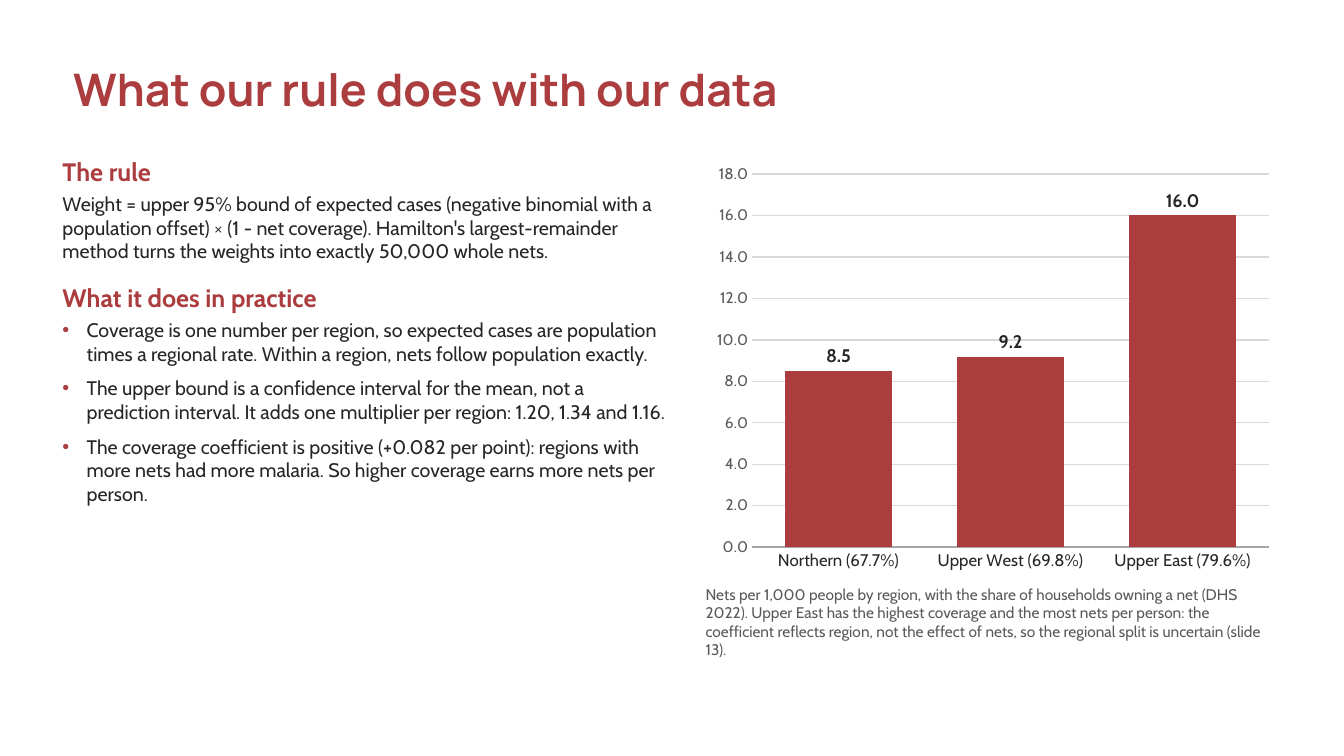
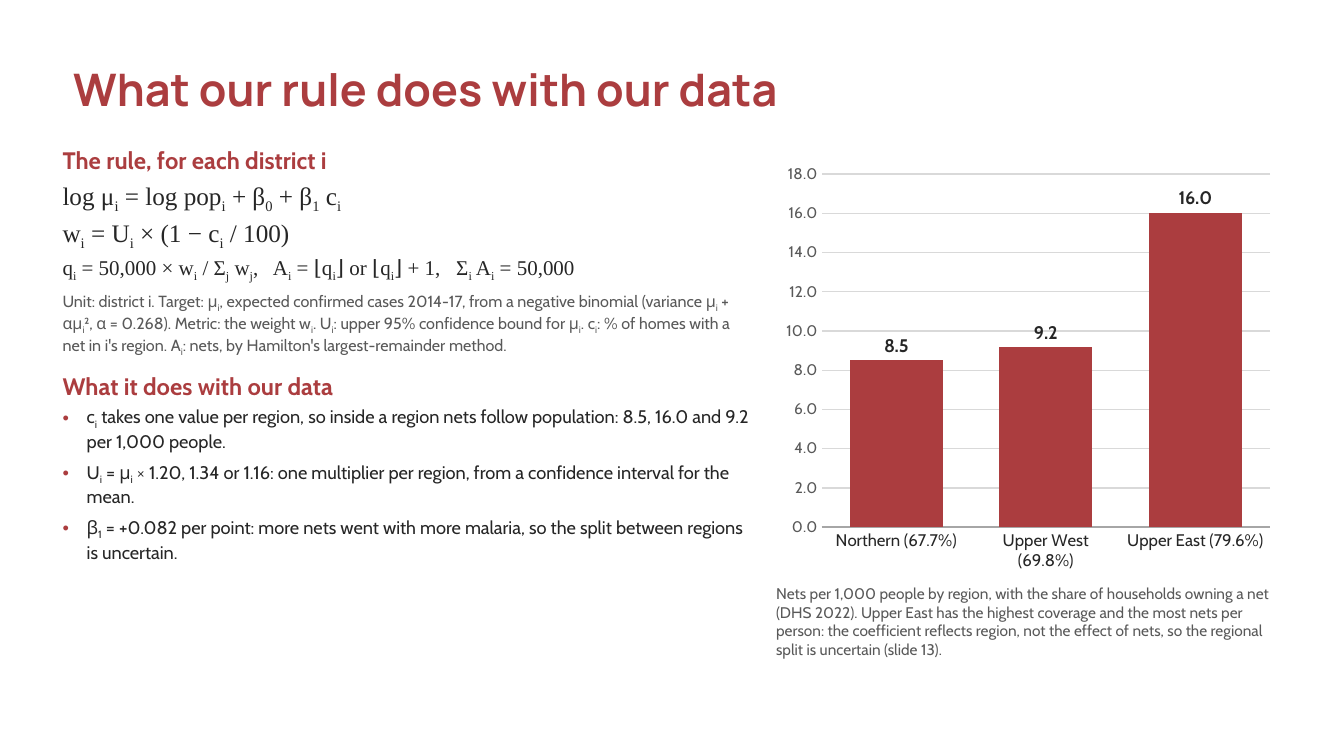
Before and after one commit to ASU-MICS-2028/mle-group-3-prosit-1, a slide deck: slide 9 of reports/ITN_Allocation_Ashesi.pptx. Drawn at 1344x756 pixels with LibreOffice and Linux fonts; fonts in the diff are those of the drawing; background and template pictures are left out. Boxes give left, top, right and bottom in pixels: in the first picture for what was removed or moved away, otherwise in the second. Text is boxed around its words. In the diff, an @@ line names an element or a change of style, - is before the commit and + after.

```diff
--- a/reports/ITN_Allocation_Ashesi.pptx
+++ b/reports/ITN_Allocation_Ashesi.pptx
@@ text at (63,151,748,559): text changed; size 14 to 13 pt @@
-The rule
-Weight = upper 95% bound of expected cases (negative binomial with a population offset) × (1 - net coverage). Hamilton's largest-remainder method turns the weights into exactly 50,000 whole nets.
-What it does in practice
-• Coverage is one number per region, so expected cases are population times a regional rate. Within a region, nets follow population exactly.
-• The upper bound is a confidence interval for the mean, not a prediction interval. It adds one multiplier per region: 1.20, 1.34 and 1.16.
-• The coverage coefficient is positive (+0.082 per point): regions with more nets had more malaria. So higher coverage earns more nets per person.
+The rule, for each district i
+log μi = log popi + β0 + β1 ci
+wi = Ui × (1 − ci / 100)
+qi = 50,000 × wi / Σj wj, Ai = ⌊qi⌋ or ⌊qi⌋ + 1, Σi Ai = 50,000
+Unit: district i. Target: μi, expected confirmed cases 2014-17, from a negative binomial (variance μi + αμi², α = 0.268). Metric: the weight wi. Ui: upper 95% confidence bound for μi. ci: % of homes with a net in i's region. Ai: nets, by Hamilton's largest-remainder method.
+What it does with our data
+• ci takes one value per region, so inside a region nets follow population: 8.5, 16.0 and 9.2 per 1,000 people.
+• Ui = μi × 1.20, 1.34 or 1.16: one multiplier per region, from a confidence interval for the mean.
+• β1 = +0.082 per point: more nets went with more malaria, so the split between regions is uncertain.
@@ column chart: place and size @@
-column chart at (706,156,1280,580)
+column chart at (776,156,1280,580)
@@ text "Nets per 1,000 people by ..." rewrapped from (706,588,1260,641) to (776,587,1269,659) @@
```
Also in this commit, not shown: 2 other files.
